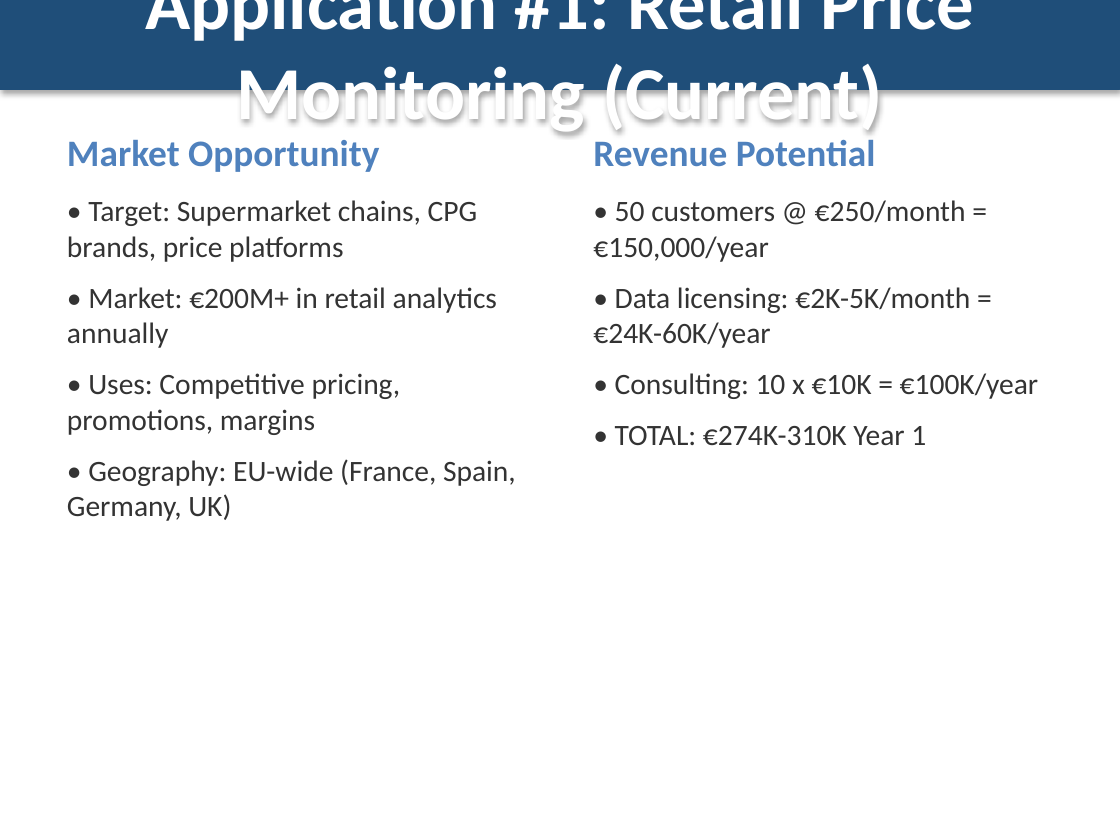
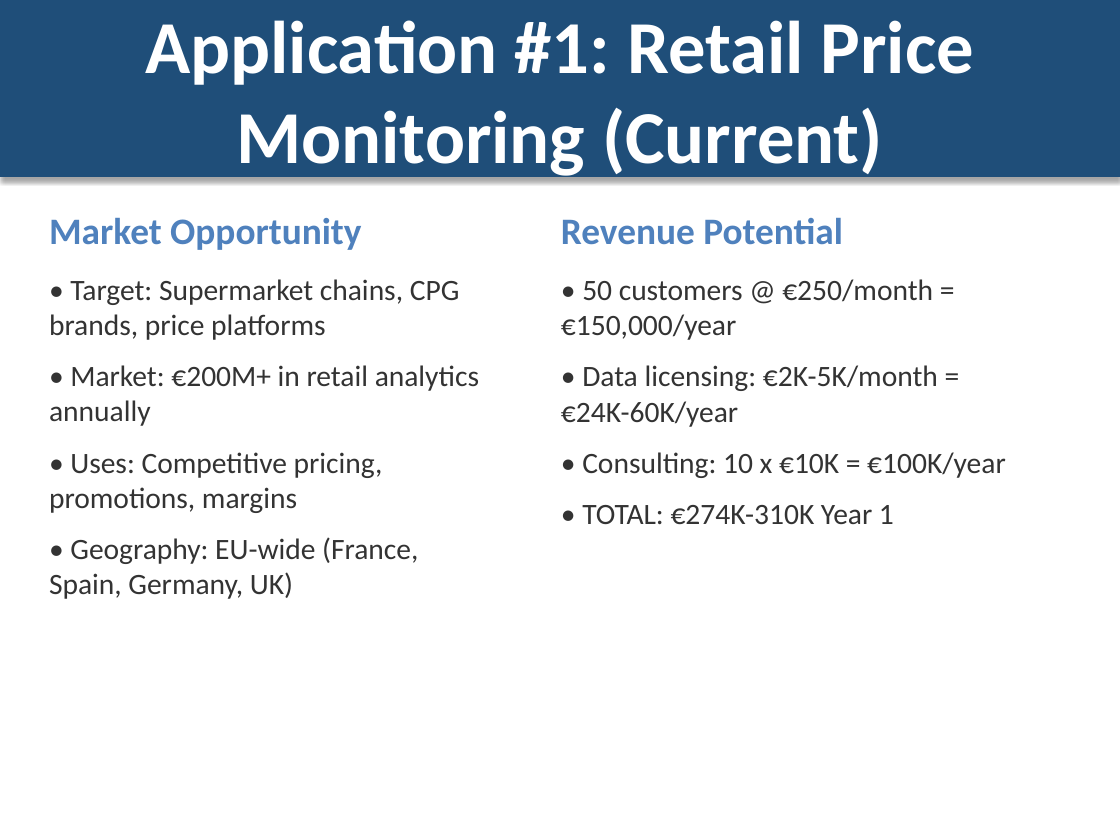
Before and after one commit to horaciofonseca-dev/snipping-prices-tool, a slide deck: slide 6 of CAPSTONE_DELIVERABLES/Snipper_Tool_DaaS_Pitch.pptx. Drawn at 1120x840 pixels with LibreOffice and Linux fonts; fonts in the diff are those of the drawing. Boxes give left, top, right and bottom in pixels: in the first picture for what was removed or moved away, otherwise in the second. Text is boxed around its words. In the diff, an @@ line names an element or a change of style, - is before the commit and + after.

```diff
--- a/CAPSTONE_DELIVERABLES/Snipper_Tool_DaaS_Pitch.pptx
+++ b/CAPSTONE_DELIVERABLES/Snipper_Tool_DaaS_Pitch.pptx
@@ rectangle "Application #1: Retail Price Monitoring ...": place and size @@
-rectangle "Application #1: Retail Price Monitoring ..." at [0, 0, 1120, 90]
+rectangle "Application #1: Retail Price Monitoring ..." at [0, 0, 1120, 177]
@@ text "Market Opportunity" rewrapped from [67, 140, 516, 521] to [49, 218, 479, 599] @@
@@ text "Revenue Potential": place and size @@
-text "Revenue Potential" at [593, 140, 1039, 445]
+text "Revenue Potential" at [561, 218, 1006, 524]
```
Also in this commit, not shown: 9 other slides changed, 4 slides removed, 8 other files.
